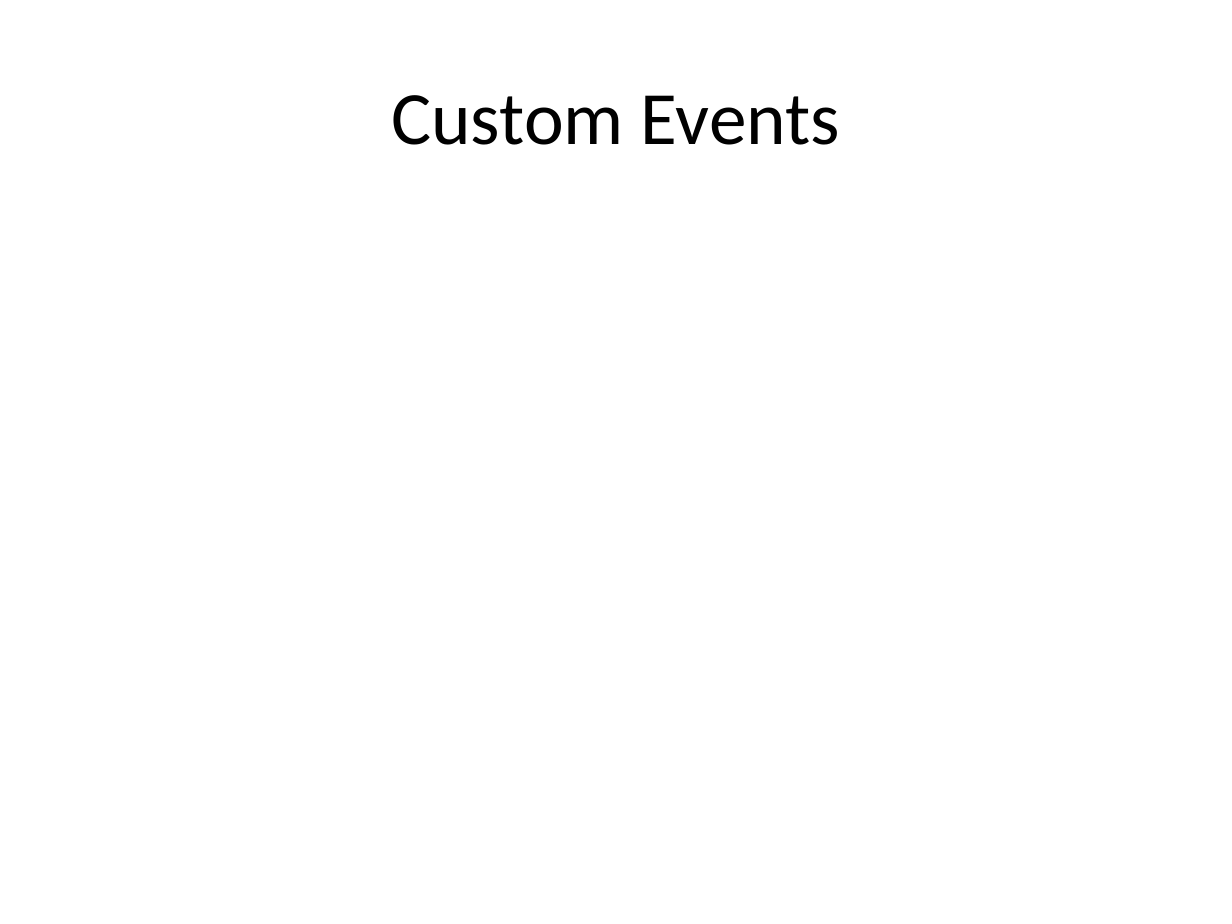
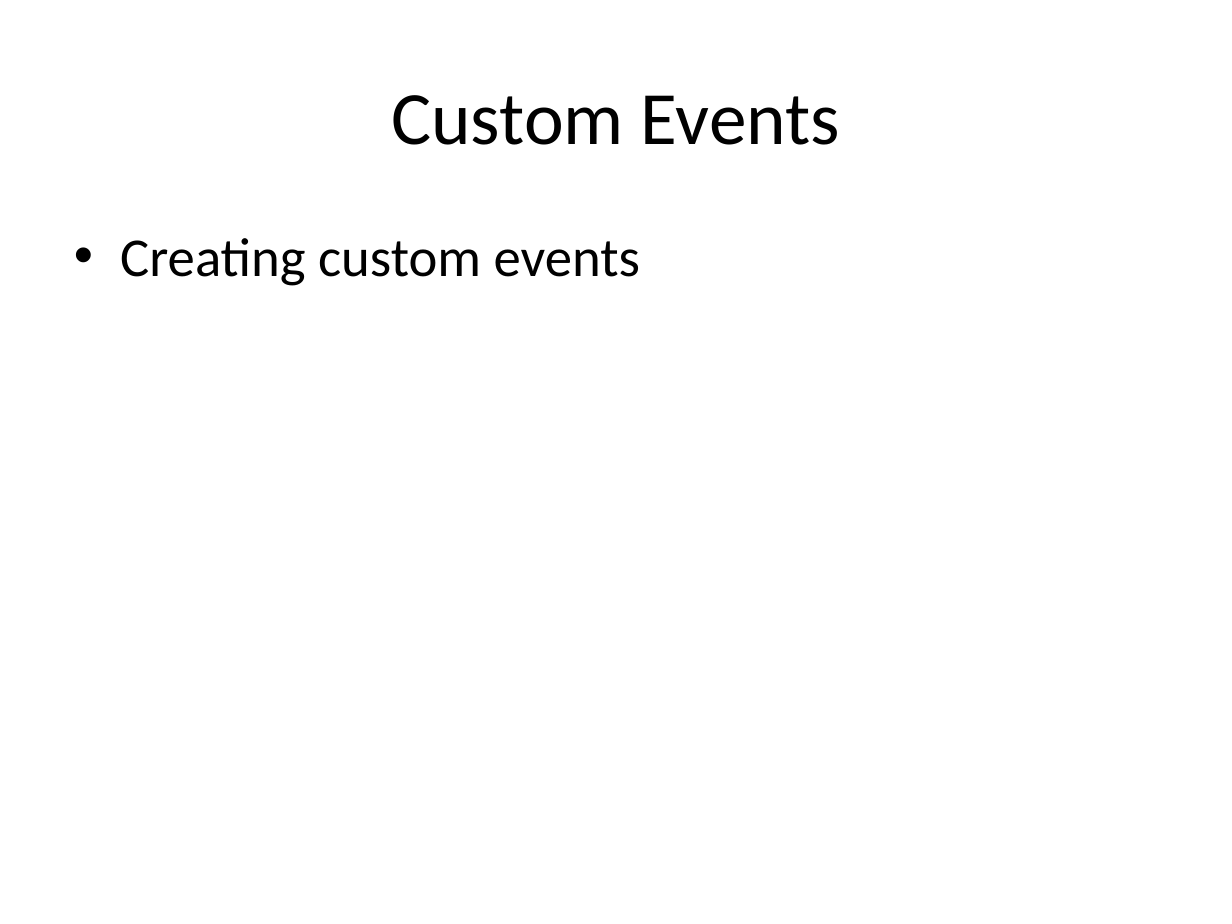
Before and after one commit to isurup/kalle-martin-group, a slide deck: slide 6 of OOPExam/05 Windows Control, Events and Event Handlers.pptx. Drawn at 1232x924 pixels with LibreOffice and Linux fonts; fonts in the diff are those of the drawing. Boxes give left, top, right and bottom in pixels: in the first picture for what was removed or moved away, otherwise in the second. Text is boxed around its words. In the diff, an @@ line names an element or a change of style, - is before the commit and + after.

```diff
--- a/OOPExam/05 Windows Control, Events and Event Handlers.pptx
+++ b/OOPExam/05 Windows Control, Events and Event Handlers.pptx
@@ text added at [120, 238, 640, 286], 32 pt, text #000000 @@
+• Creating custom events
```
Also in this commit, not shown: 1 other slide changed.
